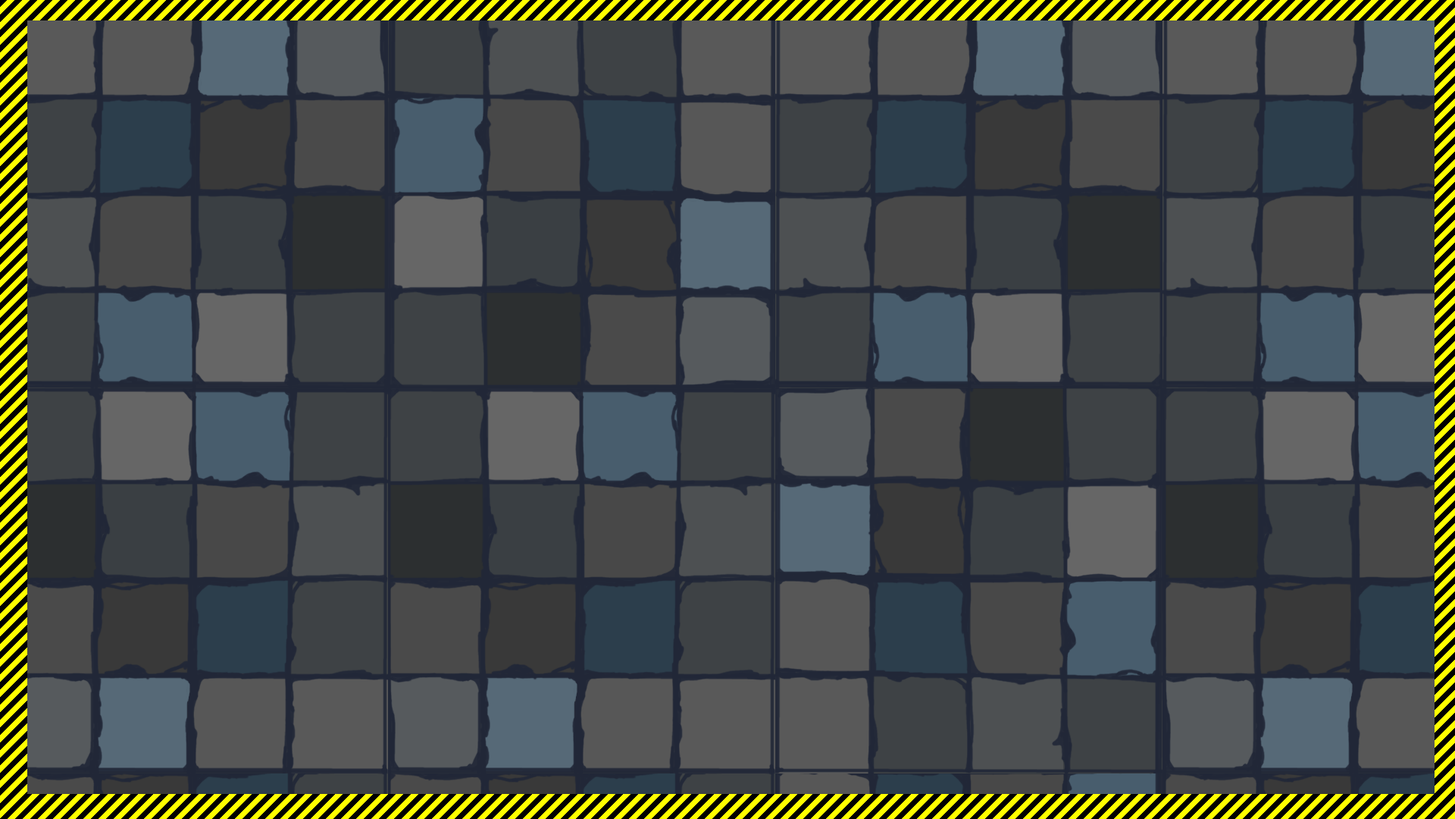
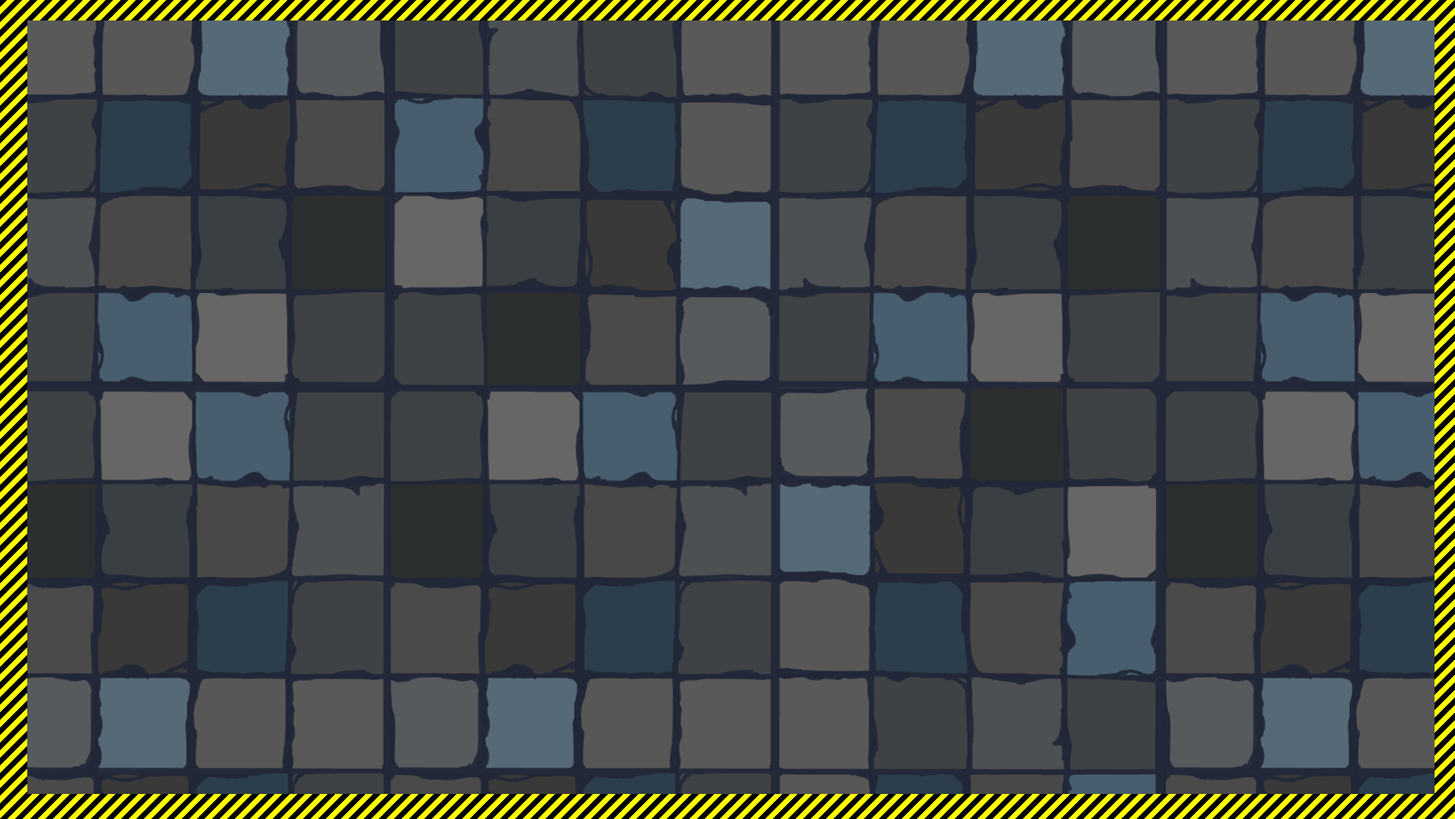
The second 1455 × 819 image is a revision of the first. Changes to its layers:
painted on "Visible" over [28, 20, 1422, 794]
hid "Pasted Layer copy" over [28, 20, 1323, 389]
hid "Pasted Layer copy #1" over [28, 386, 1422, 774]
hid "Pasted Layer" over [383, 576, 1422, 794]
